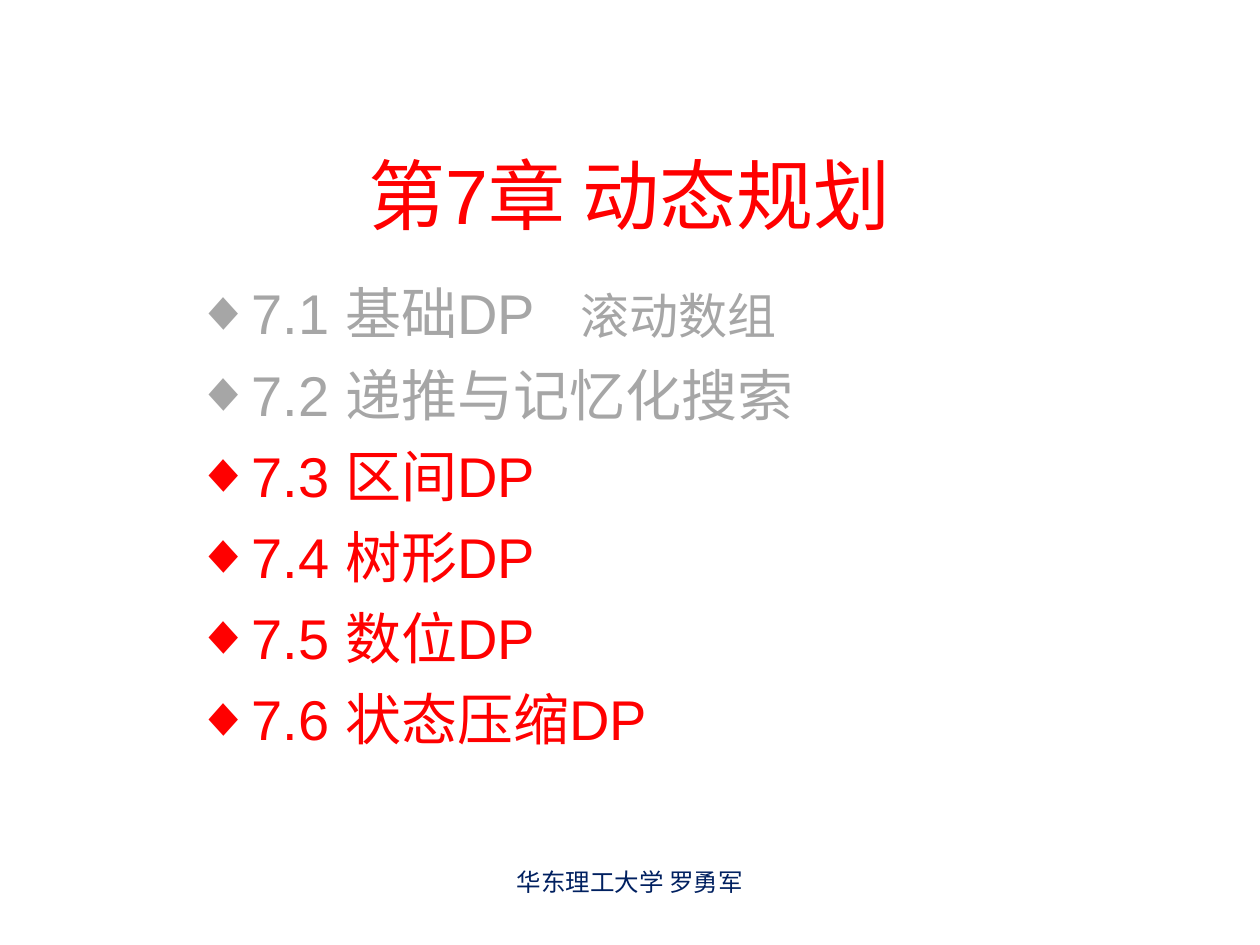
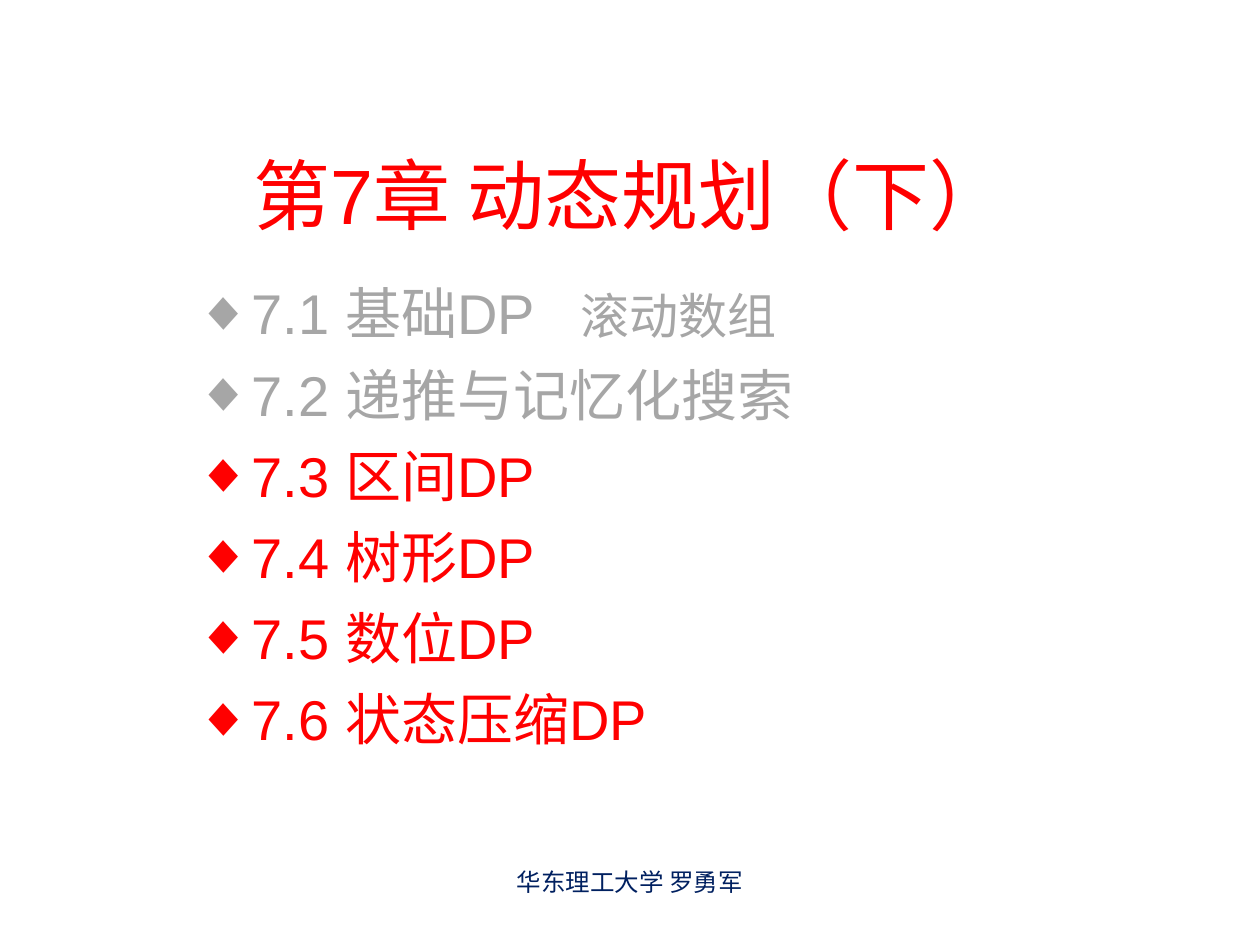
Before and after one commit to luoyongjun999/code, a slide deck: slide 2 of 第7章动态规划(下).ppt. Drawn at 1260x945 pixels with LibreOffice and Linux fonts; fonts in the diff are those of the drawing. Boxes give left, top, right and bottom in pixels: in the first picture for what was removed or moved away, otherwise in the second. Text is boxed around its words. In the diff, an @@ line names an element or a change of style, - is before the commit and + after.

```diff
--- a/第7章动态规划(下).ppt
+++ b/第7章动态规划(下).ppt
@@ title at [253,158,1006,231]: text changed @@
-第7章 动态规划
+第7章 动态规划（下）
```
Also in this commit, not shown: 1 other slide changed, 3 other files.
